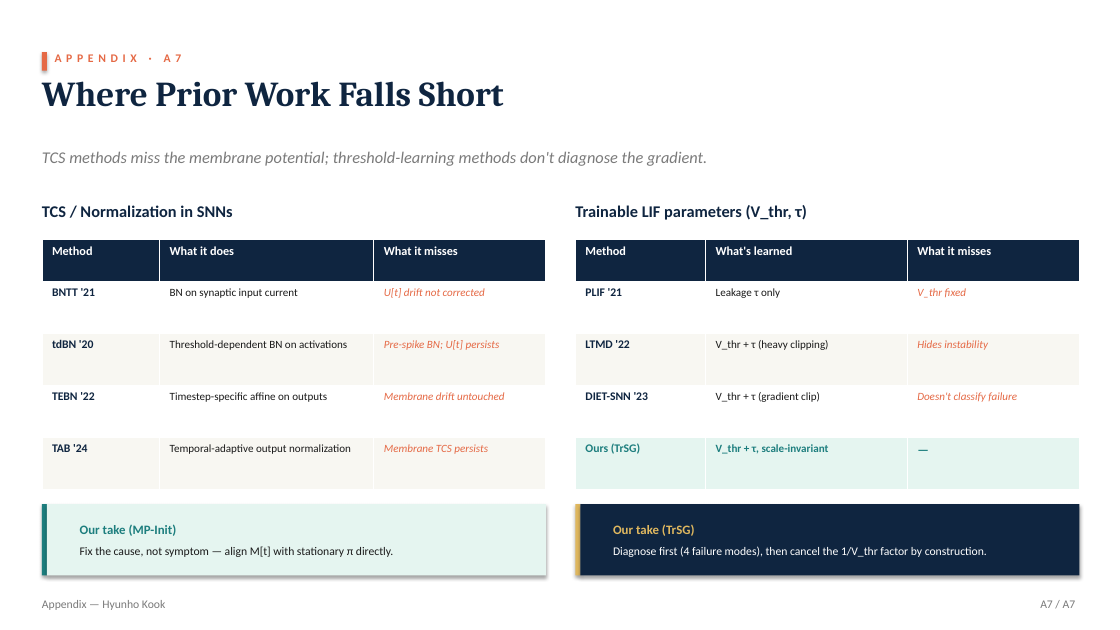
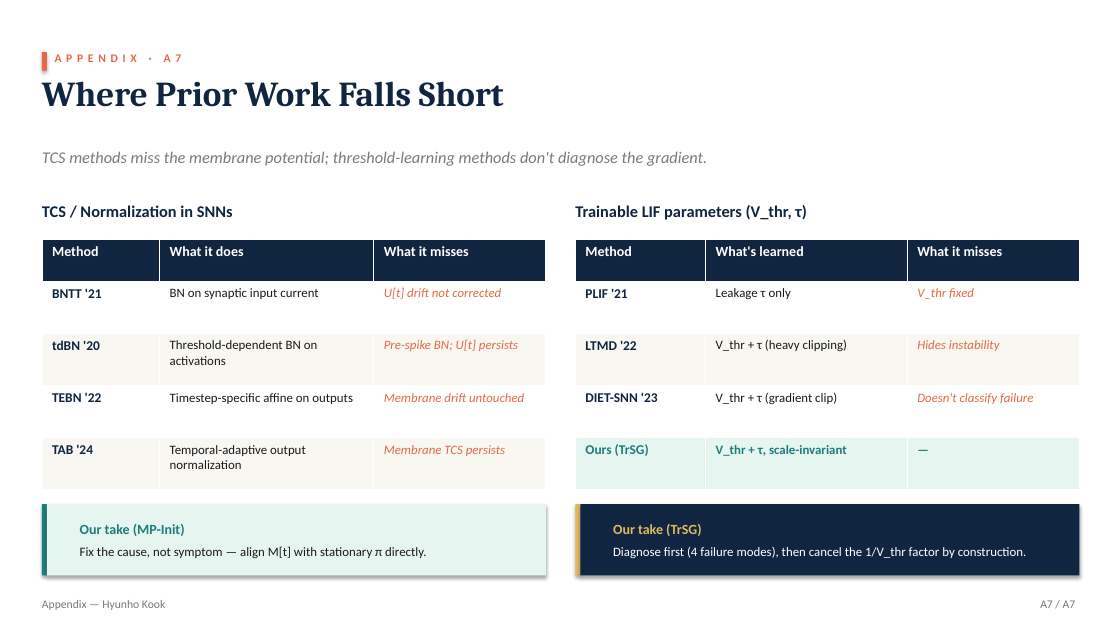
Before and after one commit to kookhh0827/POSTECH_thesis_template_latex, a slide deck: slide 28 of Hyunho_Kook_Master_Defense.pptx. Drawn at 1120x630 pixels with LibreOffice and Linux fonts; fonts in the diff are those of the drawing. Boxes give left, top, right and bottom in pixels: in the first picture for what was removed or moved away, otherwise in the second. Text is boxed around its words. In the diff, an @@ line names an element or a change of style, - is before the commit and + after.

```diff
--- a/Hyunho_Kook_Master_Defense.pptx
+++ b/Hyunho_Kook_Master_Defense.pptx
@@ table at [42,239,546,490] @@
@@ size 10.5 to 12 pt in "Method", "What it does", "What it misses" @@
@@ size 10 to 11.5 pt in "BNTT '21", "tdBN '20", "TEBN '22", "TAB '24" @@
@@ size 9.5 to 11 pt in "BN on synaptic input current", "U[t] drift not corrected", "Threshold-dependent BN on activations", "Pre-spike BN; U[t] persists" and 4 more places @@
@@ table at [576,239,1080,490] @@
@@ size 10.5 to 12 pt in "Method", "What's learned", "What it misses" @@
@@ size 10 to 11.5 pt in "PLIF '21", "LTMD '22", "DIET-SNN '23", "Ours (TrSG)" @@
@@ size 9.5 to 11 pt in "Leakage τ only", "V_thr fixed", "V_thr + τ (heavy clipping)", "Hides instability" and 3 more places @@
@@ text "Our take (MP-Init)" at [80,524,426,558]: size 11 to 12 pt in "Our take (MP-Init)"; size 10 to 11 pt in "Fix the cause, not symptom — align ..." @@
@@ text "Our take (TrSG)" at [613,524,1027,558]: size 11 to 12 pt in "Our take (TrSG)"; size 10 to 11 pt in "Diagnose first (4 failure modes), then cancel ..." @@
```
Also in this commit, not shown: 17 other slides changed, 2 other files.
